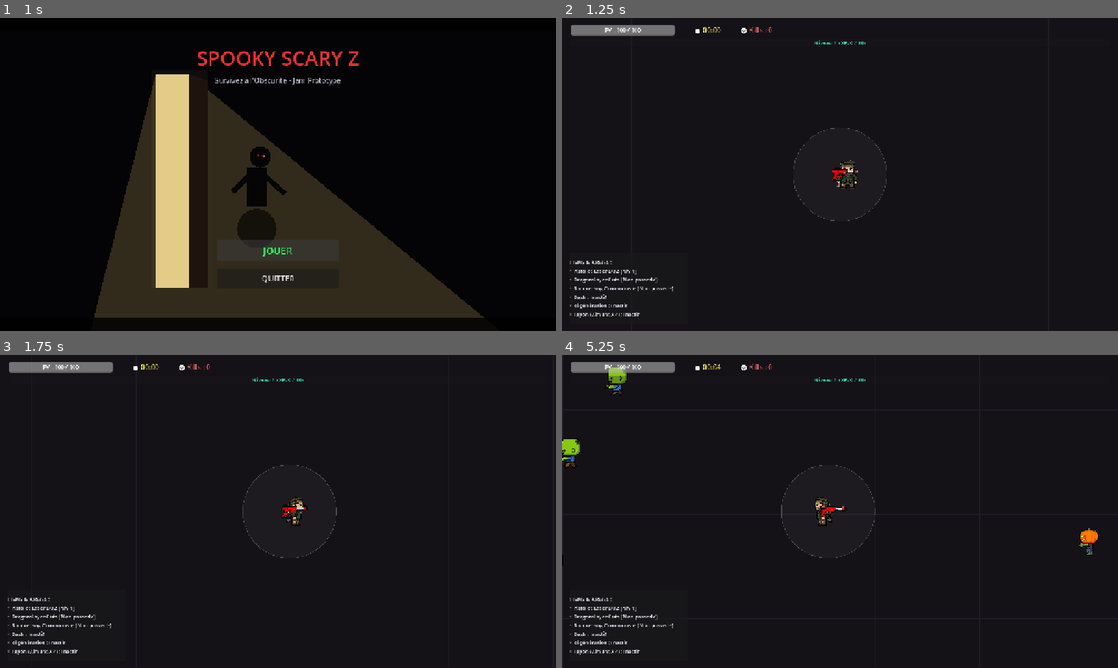
Above: before the commit, frames 1-4 (two rows, left to right).
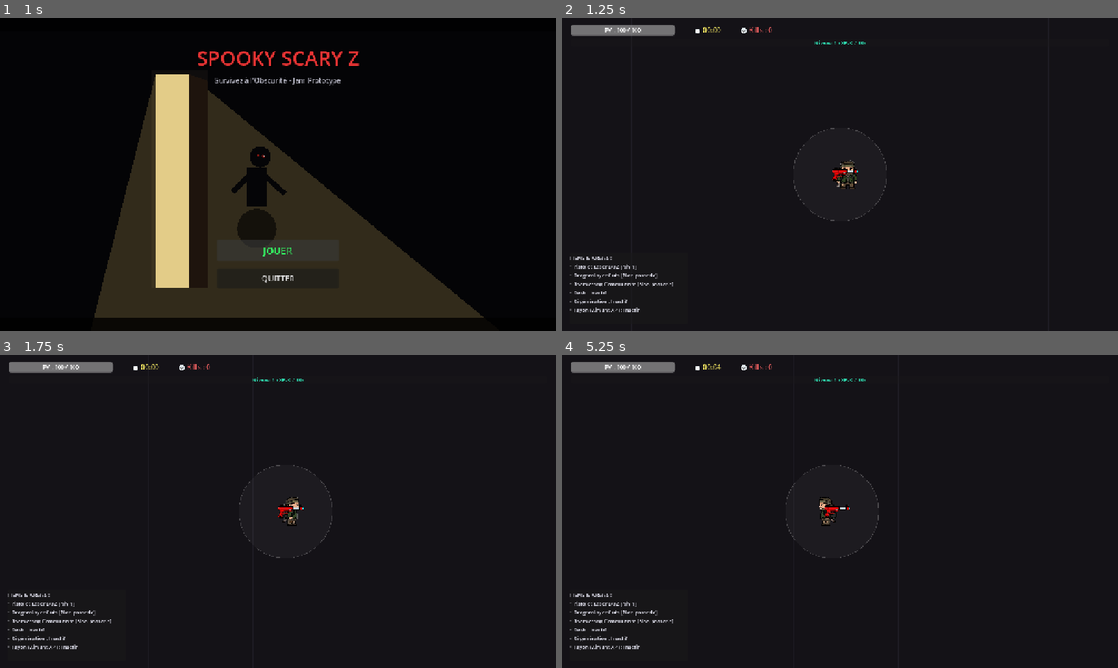
Above: after the commit, the same moments.

Repository: Silasdef/Spooky-Scary-Z
Game: Godot game, scene res://scenes/Menu/MainMenu.tscn
Same seed, same stepped clock (60 frames per second), same inputs: the game is played once before the commit and once after it. Sound files missing from this copy of the repository are replaced by a short silence.
Inputs:
- Up to frame 1 (1 s): click "JOUER" at 0.5 s
- Up to frame 2 (1.25 s): no input
- Up to frame 3 (1.75 s): tap Enter at 1.25 s; hold Right (move_right) from 1.28 s (still down); tap Space (dash) at 1.35 s
- Up to frame 4 (5.25 s): release Right (move_right) at 2.03 s; hold Down (move_down) 2.03-2.78 s; tap Space (dash) at 2.1, 3.05, 3.8, 4.55 s; hold Right (move_right) 2.78-3.53 s; tap E (interact) at 2.85 s; hold Up (move_up) 3.53-4.28 s; tap Q at 3.6 s; hold Left (move_left) from 4.28 s (still down); tap Z at 4.35 s; tap Shift at 5.1 s

Frame 1 is identical in both runs. In frame 2, 1.0% of the frame differs, in the area x 1-20%, y 76-96%; in frame 3, 1.4%; in frame 4, 2.0%, in the area x 0-97%, y 4-96%.

Commit message:
feat: change map generation

Diff:
--- a/scenes/Enemies/ZombieDog.tscn
+++ b/scenes/Enemies/ZombieDog.tscn
@@ -7,7 +7,7 @@
 
 [node name="ZombieDog" type="CharacterBody2D"]
 collision_layer = 4
-collision_mask = 7
+collision_mask = 1
 script = ExtResource("1_zd")
 
 [node name="CollisionShape2D" type="CollisionShape2D" parent="."]
--- a/scenes/Player/Player.tscn
+++ b/scenes/Player/Player.tscn
@@ -10,7 +10,7 @@
 
 [node name="Player" type="CharacterBody2D"]
 collision_layer = 2
-collision_mask = 5
+collision_mask = 1
 script = ExtResource("1_player")
 
 [node name="CollisionShape2D" type="CollisionShape2D" parent="."]
--- a/scenes/Weapons/LaserGun.tscn
+++ b/scenes/Weapons/LaserGun.tscn
@@ -3,6 +3,7 @@
 [ext_resource type="Script" path="res://scripts/Weapons/LaserGun.gd" id="1_gun"]
 
 [node name="LaserGun" type="Node2D"]
+z_index = 2
 script = ExtResource("1_gun")
 
 [node name="Sprite2D" type="Sprite2D" parent="."]
--- a/scripts/Chest.gd
+++ b/scripts/Chest.gd
@@ -12,7 +12,7 @@
 # ==============================================================================
 @export_group("Equilibrage Coffre")
 @export var interaction_radius: float = 85.0     ## Distance d'activation du coffre
-@export var roll_duration: float = 3.0           ## Durée du défilement des armes (jingle)
+@export var roll_duration: float = 1.2           ## Durée rapide du défilement des armes (jingle)
 @export var respawn_cooldown: float = 20.0       ## Temps avant réapparition sur la carte
 
 var is_player_nearby: bool = false
@@ -97,15 +97,16 @@
 
 func _complete_roll() -> void:
 	is_rolling = false
-	roll_label.text = "★ OBTENU : " + chosen_reward["name"] + " ★"
-
-	# Attribution de la récompense au joueur
-	if is_instance_valid(target_player):
-		_give_reward_to_player(target_player, chosen_reward)
+	roll_label.text = "★ BOÎTE MYSTÈRE DÉVERROUILLÉE ! ★"
+
+	# Ouvre le panneau de bonus / amélioration (identique au passage de niveau)
+	var game_map = get_tree().get_first_node_in_group("game_map")
+	if game_map != null and game_map.has_method("request_upgrade"):
+		game_map.request_upgrade("★ COFFRE MYSTÈRE - CHOISISSEZ UN BONUS ★")
 
 	# Disparition temporaire après ouverture
 	var tween = create_tween()
-	tween.tween_interval(1.5)
+	tween.tween_interval(1.0)
 	tween.tween_callback(func():
 		is_active = false
 		visible = false
--- a/scripts/Map.gd
+++ b/scripts/Map.gd
@@ -11,21 +11,19 @@
 const CHEST_SCENE_PATH: String = "res://scenes/Chest/Chest.tscn"
 
 # ==============================================================================
-# ÉQUILIBRAGE JAM (Arène, Spawns & Densité Vampire Survivors)
+# ÉQUILIBRAGE JAM (Arène, Spawns & Hordes Vampire Survivors)
 # ==============================================================================
-@export_group("Equilibrage Arene & Densite")
+@export_group("Equilibrage Arene & Hordes")
 @export var arena_size: float = 3600.0           ## Taille totale de l'arène carrée (px)
-@export var base_spawn_interval: float = 0.28    ## Temps entre deux apparitions d'ennemis (sec) - spawn fréquent
-@export var min_spawn_interval: float = 0.08    ## Intervalle de spawn minimum au pic de difficulté
-@export var max_enemies: int = 400              ## Limite maximale d'ennemis simultanés sur la carte (saturation d'écran)
-@export var spawn_batch_size: int = 2           ## Nombre d'ennemis générés par vague de spawn
-@export var dog_spawn_time: float = 35.0        ## Temps de survie avant apparition des Chiens Zombies
+@export var max_enemies: int = 450              ## Limite maximale d'ennemis simultanés sur la carte
+@export var dog_spawn_time: float = 30.0        ## Temps de survie avant apparition des Chiens Zombies dans les hordes
 @export var boss_spawn_interval: float = 75.0   ## Fréquence d'apparition du Boss Frankenstein
 
 var game_time: float = 0.0
 var spawn_timer: float = 0.0
 var last_boss_time: float = 0.0
 var is_game_over: bool = false
+var upgrade_queue: Array[String] = []
 
 # Références aux scènes préchargées
 var scene_zombie_basic: PackedScene = null
@@ -56,6 +54,7 @@
 @onready var bgm_player: AudioStreamPlayer = $BGMPlayer
 
 func _ready() -> void:
+	add_to_group("game_map")
 	_preload_scenes()
 	_setup_arena_walls()
 	_spawn_initial_chests()
@@ -135,44 +134,92 @@
 	_update_hud_timer_and_kills()
 	_update_passives_display()
 
-	# Gestion du Spawner d'ennemis avec montée progressive de difficulté
-	var current_interval = max(min_spawn_interval, base_spawn_interval - (game_time / 300.0) * 0.8)
+	# Gestion du Spawner d'ennemis en hordes progressives
+	var current_interval = _calculate_spawn_interval()
 	spawn_timer += delta
 	if spawn_timer >= current_interval:
-		_spawn_enemy()
+		_spawn_horde()
 		spawn_timer = 0.0
+
+	# Vérification et repositionnement des monstres sortis trop loin de l'écran (> 50% de la fenêtre de base)
+	_check_and_relocate_distant_enemies()
 
 	# Spawner périodique du Boss Frankenstein
 	if game_time - last_boss_time >= boss_spawn_interval:
 		_spawn_boss()
 		last_boss_time = game_time
 
-func _spawn_enemy() -> void:
+func _calculate_spawn_interval() -> float:
+	if game_time < 25.0:
+		return 3.0
+	elif game_time < 50.0:
+		return 2.4
+	elif game_time < 90.0:
+		return 1.9
+	elif game_time < 150.0:
+		return 1.4
+	elif game_time < 240.0:
+		return 1.1
+	else:
+		return 0.85
+
+func _calculate_current_horde_size() -> int:
+	if game_time < 20.0:
+		return randi_range(2, 3)
+	elif game_time < 45.0:
+		return randi_range(4, 6)
+	elif game_time < 80.0:
+		return randi_range(8, 12)
+	elif game_time < 130.0:
+		return randi_range(14, 20)
+	elif game_time < 200.0:
+		return randi_range(22, 32)
+	else:
+		return randi_range(35, 50)
+
+func _spawn_horde() -> void:
 	if not is_instance_valid(player):
 		return
 	if enemies_container.get_child_count() >= max_enemies:
 		return
 
-	var batch = spawn_batch_size + int(game_time / 100.0)
-	for b in range(batch):
-		if enemies_container.get_child_count() >= max_enemies:
-			break
-		_spawn_single_enemy()
-
-func _spawn_single_enemy() -> void:
-	# Spawn en périphérie autour du joueur hors caméra (~720-850px)
-	var spawn_dist = randf_range(720.0, 850.0)
-	var spawn_ang = randf() * TAU
-	var spawn_pos = player.global_position + Vector2.from_angle(spawn_ang) * spawn_dist
-
-	# Vérification des bordures de l'arène
-	var half = arena_size * 0.48
-	spawn_pos.x = clamp(spawn_pos.x, -half, half)
-	spawn_pos.y = clamp(spawn_pos.y, -half, half)
-
-	# Choix du type selon le temps écoulé
+	var horde_size = _calculate_current_horde_size()
+
+	# Nombre de groupes/flancs selon la taille de la horde
+	var num_clusters = 1
+	if horde_size >= 22:
+		num_clusters = 3
+	elif horde_size >= 9:
+		num_clusters = 2
+
+	var per_cluster = int(ceil(float(horde_size) / float(num_clusters)))
+	var base_angle = randf() * TAU
+
+	for c in range(num_clusters):
+		var cluster_angle = base_angle + (c * (TAU / float(num_clusters))) + randf_range(-0.35, 0.35)
+		var cluster_dist = randf_range(720.0, 850.0)
+		var cluster_center = player.global_position + Vector2.from_angle(cluster_angle) * cluster_dist
+
+		for i in range(per_cluster):
+			if enemies_container.get_child_count() >= max_enemies:
+				break
+
+			# Décalage groupé pour former une horde compacte et naturelle
+			var spread = randf_range(20.0, 70.0)
+			var spread_angle = randf() * TAU
+			var spawn_pos = cluster_center + Vector2.from_angle(spread_angle) * spread
+
+			# Vérification des bordures de l'arène
+			var half = arena_size * 0.48
+			spawn_pos.x = clamp(spawn_pos.x, -half, half)
+			spawn_pos.y = clamp(spawn_pos.y, -half, half)
+
+			_spawn_enemy_instance_at(spawn_pos)
+
+func _spawn_enemy_instance_at(spawn_pos: Vector2) -> void:
 	var enemy_instance: Node2D = null
-	if game_time > dog_spawn_time and randf() < 0.35:
+	# Apparition des chiens zombies rapides après dog_spawn_time au sein de la horde
+	if game_time > dog_spawn_time and randf() < 0.28:
 		if scene_zombie_dog != null:
 			enemy_instance = scene_zombie_dog.instantiate()
 	else:
@@ -191,6 +238,50 @@
 	var boss = scene_frankenstein.instantiate() as Node2D
 	boss.global_position = spawn_pos
 	enemies_container.add_child(boss)
+
+func _check_and_relocate_distant_enemies() -> void:
+	if not is_instance_valid(player):
+		return
+
+	# Fenêtre de base : 1280x720. 50% en plus de la taille de base = demi-largeur 960px, demi-hauteur 540px.
+	var max_dist_x: float = 960.0
+	var max_dist_y: float = 540.0
+	var max_dist_sq: float = 1050.0 * 1050.0
+
+	for enemy in enemies_container.get_children():
+		if not is_instance_valid(enemy) or not (enemy is Node2D):
+			continue
+
+		var offset = enemy.global_position - player.global_position
+		# Si le mob est sorti trop loin de l'écran (> 50% au-delà de la taille de base de la fenêtre)
+		if abs(offset.x) > max_dist_x or abs(offset.y) > max_dist_y or offset.length_squared() > max_dist_sq:
+			var new_pos = _find_offscreen_spawn_pos()
+			enemy.global_position = new_pos
+			if "knockback_velocity" in enemy:
+				enemy.knockback_velocity = Vector2.ZERO
+
+func _find_offscreen_spawn_pos() -> Vector2:
+	var half = arena_size * 0.48
+	# Recherche d'une position hors de la fenêtre du joueur (~533x300 à zoom 1.2, ou 640x360 de base)
+	for attempt in range(12):
+		var ang = randf() * TAU
+		var dist = randf_range(720.0, 860.0)
+		var pos = player.global_position + Vector2.from_angle(ang) * dist
+		pos.x = clamp(pos.x, -half, half)
+		pos.y = clamp(pos.y, -half, half)
+
+		# Vérifie impérativement que ce point n'est PAS visible sur l'écran du joueur
+		var dx = abs(pos.x - player.global_position.x)
+		var dy = abs(pos.y - player.global_position.y)
+		if dx > 660.0 or dy > 380.0:
+			return pos
+
+	# Fallback sécurisé en périphérie
+	var fallback_angle = randf() * TAU
+	var fallback_pos = player.global_position + Vector2.from_angle(fallback_angle) * 750.0
+	fallback_pos.x = clamp(fallback_pos.x, -half, half)
+	fallback_pos.y = clamp(fallback_pos.y, -half, half)
+	return fallback_pos
 
 func _draw() -> void:
 	# Dessin du sol de l'arène et des murs imposants
@@ -225,13 +316,38 @@
 func _update_passives_display() -> void:
 	if not is_instance_valid(player):
 		return
-	var status = "ITEMS & ARMES :\n"
-	status += "• Pistolet Laser BO2 [Niv %d]\n" % (player.weapon_laser_gun.weapon_level if player.weapon_laser_gun else 0)
-	status += "• Dragonslayer Guts [%s]\n" % ("Niv %d" % player.weapon_dragonslayer.weapon_level if player.weapon_dragonslayer else "Non possédé")
-	status += "• Boomerang Communiste [%s]\n" % ("Niv %d" % player.weapon_boomerang.weapon_level if player.weapon_boomerang else "Non possédé")
-	status += "• Dash : %s\n" % ("ACTIF (Espace)" if player.has_dash else "Inactif")
-	status += "• Régénération : %s\n" % ("ACTIF (+PV/s)" if player.has_regen else "Inactif")
-	status += "• Tayon (Aimant XP) : %s" % ("ACTIF (+160% zone)" if player.has_tayon else "Inactif")
+	var status = "ITEMS & ARMES :
+"
+	if player.weapon_laser_gun != null:
+		var lvl = player.weapon_laser_gun.weapon_level
+		status += "• Pistolet Laser BO2 [%s]
+" % ("Niv %d (MAX)" % lvl if lvl >= 5 else "Niv %d" % lvl)
+	else:
+		status += "• Pistolet Laser BO2 [Non possédé]
+"
+
+	if player.weapon_dragonslayer != null:
+		var lvl = player.weapon_dragonslayer.weapon_level
+		status += "• Dragonslayer Guts [%s]
+" % ("Niv %d (MAX)" % lvl if lvl >= 5 else "Niv %d" % lvl)
+	else:
+		status += "• Dragonslayer Guts [Non possédé]
+"
+
+	if player.weapon_boomerang != null:
+		var lvl = player.weapon_boomerang.weapon_level
+		status += "• Boomerang Communiste [%s]
+" % ("Niv %d (MAX)" % lvl if lvl >= 5 else "Niv %d" % lvl)
+	else:
+		status += "• Boomerang Communiste [Non possédé]
+"
+
+	status += "• Dash : %s
+" % ("ACTIF (MAX)" if player.has_dash else "Inactif")
+	status += "• Régénération : %s
+" % ("ACTIF (MAX)" if player.has_regen else "Inactif")
+	status += "• Tayon (Aimant XP) : %s
+" % ("ACTIF (MAX)" if player.has_tayon else "Inactif")
 	passives_label.text = status
 
 func _on_player_hp_changed(curr: float, mx: float) -> void:
@@ -245,45 +361,164 @@
 	xp_label.text = "Niveau %d  (XP: %d / %d)" % [lvl, curr, req]
 
 func _on_player_level_up(lvl: int) -> void:
-	# Affichage de la fenêtre modale de montée de niveau
-	_show_levelup_choices(lvl)
-
-func _show_levelup_choices(lvl: int) -> void:
+	request_upgrade("★ MONTÉE DE NIVEAU %d ★" % lvl)
+
+func request_upgrade(modal_title: String) -> void:
+	if levelup_modal.visible:
+		upgrade_queue.append(modal_title)
+	else:
+		_show_upgrade_modal_direct(modal_title)
+
+func _show_upgrade_modal_direct(modal_title: String) -> void:
+	if not is_instance_valid(player):
+		return
+
 	get_tree().paused = true
 	levelup_modal.visible = true
+
+	var title_node = levelup_modal.get_node_or_null("VBox/Title") as Label
+	if title_node != null:
+		title_node.text = modal_title
 
 	# Nettoie les anciens boutons
 	for child in choices_container.get_children():
 		child.queue_free()
 
-	var pool = [
-		{"id": "laser_gun", "title": "Pistolet Laser", "desc": "+Dégâts et cadence laser vert", "type": "weapon"},
-		{"id": "dragonslayer", "title": "Dragonslayer", "desc": "Épée colossale en arc ascendant", "type": "weapon"},
-		{"id": "boomerang", "title": "Boomerang Communiste", "desc": "Faucille & marteau orbitaux", "type": "weapon"},
-		{"id": "dash", "title": "Dash Classique", "desc": "Vitesse x3 pendant 0.2s (sans iframes)", "type": "passive"},
-		{"id": "regen", "title": "Régénération", "desc": "Restaure passivement les PV", "type": "passive"},
-		{"id": "tayon", "title": "Tayon", "desc": "Agrandit massivement l'aimant d'XP", "type": "passive"}
-	]
+	var pool: Array[Dictionary] = []
+
+	# 1. Pistolet Laser BO2
+	if player.weapon_laser_gun == null:
+		pool.append({
+			"id": "laser_gun",
+			"type": "weapon",
+			"title": "Pistolet Laser (BO2)",
+			"desc": "★ NOUVELLE ARME ★
+Tirs laser vert perçant"
+		})
+	elif player.weapon_laser_gun.weapon_level < 5:
+		var next_lvl = player.weapon_laser_gun.weapon_level + 1
+		pool.append({
+			"id": "laser_gun",
+			"type": "weapon",
+			"title": "Pistolet Laser (BO2)",
+			"desc": "★ AMÉLIORATION (Niv %d) ★
++25%% Dégâts & Cadence" % next_lvl
+		})
+	# Si niveau max (>= 5) : NE PLUS PROPOSER !
+
+	# 2. Dragonslayer
+	if player.weapon_dragonslayer == null:
+		pool.append({
+			"id": "dragonslayer",
+			"type": "weapon",
+			"title": "Dragonslayer (Guts)",
+			"desc": "★ NOUVELLE ARME ★
+Épée colossale balayant en arc"
+		})
+	elif player.weapon_dragonslayer.weapon_level < 5:
+		var next_lvl = player.weapon_dragonslayer.weapon_level + 1
+		pool.append({
+			"id": "dragonslayer",
+			"type": "weapon",
+			"title": "Dragonslayer (Guts)",
+			"desc": "★ AMÉLIORATION (Niv %d) ★
++20%% Dégâts & Portée" % next_lvl
+		})
+	# Si niveau max (>= 5) : NE PLUS PROPOSER !
+
+	# 3. Boomerang Communiste
+	if player.weapon_boomerang == null:
+		pool.append({
+			"id": "boomerang",
+			"type": "weapon",
+			"title": "Boomerang Communiste",
+			"desc": "★ NOUVELLE ARME ★
+Faucille & marteau orbitaux"
+		})
+	elif player.weapon_boomerang.weapon_level < 5:
+		var next_lvl = player.weapon_boomerang.weapon_level + 1
+		pool.append({
+			"id": "boomerang",
+			"type": "weapon",
+			"title": "Boomerang Communiste",
+			"desc": "★ AMÉLIORATION (Niv %d) ★
++25%% Dégâts & Durée" % next_lvl
+		})
+	# Si niveau max (>= 5) : NE PLUS PROPOSER !
+
+	# 4. Bottes de Dash (Passif)
+	if not player.has_dash:
+		pool.append({
+			"id": "dash",
+			"type": "passive",
+			"title": "Bottes de Dash",
+			"desc": "★ NOUVEAU PASSIF ★
+Dash instantané vitesse x3 (Espace)"
+		})
+	# Si déjà possédé : NE PLUS PROPOSER !
+
+	# 5. Régénération (Passif)
+	if not player.has_regen:
+		pool.append({
+			"id": "regen",
+			"type": "passive",
+			"title": "Régénération",
+			"desc": "★ NOUVEAU PASSIF ★
+Restaure +3.5 PV chaque seconde"
+		})
+	# Si déjà possédé : NE PLUS PROPOSER !
+
+	# 6. Tayon (Aimant XP) (Passif)
+	if not player.has_tayon:
+		pool.append({
+			"id": "tayon",
+			"type": "passive",
+			"title": "Tayon (Aimant XP)",
+			"desc": "★ NOUVEAU PASSIF ★
+Rayon d'aspiration d'XP accru (+160%)"
+		})
+	# Si déjà possédé : NE PLUS PROPOSER !
+
+	# Si tout est niveau max, proposer un bonus de soin répétable
+	if pool.is_empty():
+		pool.append({
+			"id": "heal",
+			"type": "heal",
+			"title": "Soin d'Urgence",
+			"desc": "★ BONUS DE SANTÉ ★
+Restaure +50 Points de Vie"
+		})
 
 	pool.shuffle()
-	var selected_three = pool.slice(0, 3)
-
-	for item in selected_three:
+	var selected_options = pool.slice(0, 3)
+
+	for item in selected_options:
 		var btn = Button.new()
-		btn.custom_minimum_size = Vector2(210, 110)
-		btn.text = "%s\n\n%s" % [item["title"], item["desc"]]
+		btn.custom_minimum_size = Vector2(210, 115)
+		btn.text = "%s
+
+%s" % [item["title"], item["desc"]]
 		btn.autowrap_mode = TextServer.AUTOWRAP_WORD_SMART
 		btn.pressed.connect(func():
 			if is_instance_valid(player):
 				if item["type"] == "weapon":
 					player.unlock_or_upgrade_weapon(item["id"])
-				else:
+				elif item["type"] == "passive":
 					player.acquire_passive(item["id"])
-			levelup_modal.visible = false
-			get_tree().paused = false
+				elif item["type"] == "heal":
+					player.heal(50.0)
+
+			_on_upgrade_resolved()
 		)
 		choices_container.add_child(btn)
 
+func _on_upgrade_resolved() -> void:
+	if upgrade_queue.size() > 0:
+		var next_title = upgrade_queue.pop_front()
+		_show_upgrade_modal_direct(next_title)
+	else:
+		levelup_modal.visible = false
+		get_tree().paused = false
 func _on_player_died() -> void:
 	is_game_over = true
 	var mins = int(game_time) / 60
--- a/scripts/Player.gd
+++ b/scripts/Player.gd
@@ -21,7 +21,7 @@
 # ÉQUILIBRAGE JAM (Joueur & Capacités)
 # ==============================================================================
 @export_group("Equilibrage Joueur")
-@export var base_speed: float = 210.0            ## Vitesse de marche normale (px/s)
+@export var base_speed: float = 140.0            ## Vitesse de marche ralentie (px/s)
 @export var max_health: float = 100.0           ## Points de vie max
 @export var base_pickup_radius: float = 90.0    ## Rayon d'aspiration d'XP de base
 
@@ -228,6 +228,12 @@
 	set_physics_process(false)
 	set_process(false)
 
+const MAX_WEAPON_LEVEL: int = 5
+
+func heal(amount: float) -> void:
+	current_health = min(max_health, current_health + amount)
+	hp_changed.emit(current_health, max_health)
+
 func unlock_or_upgrade_weapon(weapon_id: String) -> void:
 	match weapon_id:
 		"laser_gun":
@@ -238,7 +244,8 @@
 				if has_dash:
 					weapon_laser_gun.set_dash_synergy(true)
 			else:
-				weapon_laser_gun.upgrade()
+				if weapon_laser_gun.weapon_level < MAX_WEAPON_LEVEL:
+					weapon_laser_gun.upgrade()
 		"dragonslayer":
 			if weapon_dragonslayer == null:
 				var scene = load("res://scenes/Weapons/Dragonslayer.tscn") as PackedScene
@@ -247,7 +254,8 @@
 				if has_regen:
 					weapon_dragonslayer.set_regen_synergy(true)
 			else:
-				weapon_dragonslayer.upgrade()
+				if weapon_dragonslayer.weapon_level < MAX_WEAPON_LEVEL:
+					weapon_dragonslayer.upgrade()
 		"boomerang":
 			if weapon_boomerang == null:
 				var scene = load("res://scenes/Weapons/CommunistBoomerang.tscn") as PackedScene
@@ -256,7 +264,8 @@
 				if has_tayon:
 					weapon_boomerang.set_tayon_synergy(true)
 			else:
-				weapon_boomerang.upgrade()
+				if weapon_boomerang.weapon_level < MAX_WEAPON_LEVEL:
+					weapon_boomerang.upgrade()
 
 func acquire_passive(passive_id: String) -> void:
 	match passive_id:
